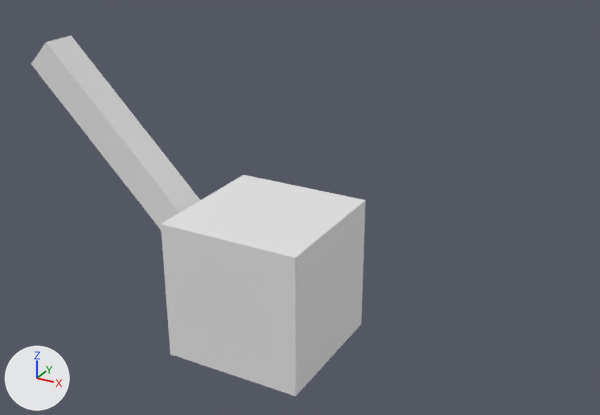
Before and after pictures for a commit that changed the Blender file Spider Walk Animation.blend.
Rendered twice from a 50 mm camera at (5.32, -8.74, 7.54) aimed at (0.38, 0.24, 3.05). Every picture has the same lights, and +X, +Y and +Z are marked at lower left.

Objects in the first picture: 'Body', 'Leg'.
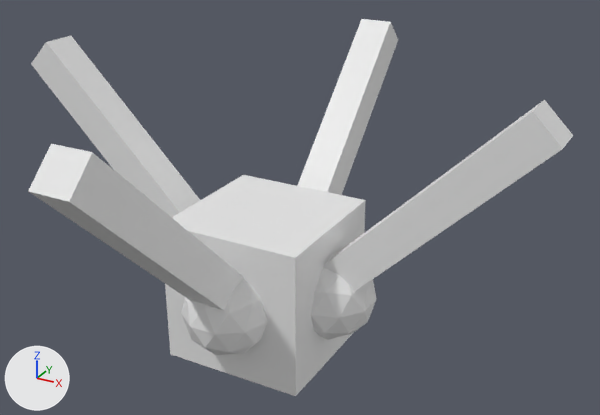
Patch to the scene script:
```diff
--- a/Spider Walk Animation.blend.py
+++ b/Spider Walk Animation.blend.py
@@ ob_icosphere_003 @@
+ob_icosphere_003 = bpy.data.objects.new('Icosphere.003', me_icosphere.copy())  # the mesh of ob_icosphere
+ob_icosphere_003.parent = ob_body
+ob_icosphere_003.matrix_parent_inverse = Matrix(((1.0, 0.0, 0.0, 0.0), (0.0, 1.0, 0.0, 0.0), (0.0, 0.0, 1.0, -2.0), (0.0, 0.0, 0.0, 1.0)))
+ob_icosphere_003.location = (0.0, -1.0, 2.0)
+ob_icosphere_003.rotation_euler = (0.0, 0.0, -4.712)  # degrees (0, 0, -270)
+ob_icosphere_003.scale = (0.6, 0.6, 0.6)
@@ ob_leg_003 @@
+ob_leg_003 = bpy.data.objects.new('Leg.003', me_plane.copy())  # the mesh of ob_leg
+ob_leg_003.parent = ob_body
+ob_leg_003.matrix_parent_inverse = Matrix(((1.0, 0.0, 0.0, 0.0), (0.0, 1.0, 0.0, 0.0), (0.0, 0.0, 1.0, -2.0), (0.0, 0.0, 0.0, 1.0)))
+ob_leg_003.location = (0.0, -0.765, 1.965)
+ob_leg_003.rotation_euler = (0.0, -0.785, -4.712)  # degrees (0, -45, -270)
+_m = ob_leg_003.modifiers.new('Skin', 'SKIN')
@@ ob_icosphere_002 @@
+ob_icosphere_002 = bpy.data.objects.new('Icosphere.002', me_icosphere.copy())  # the mesh of ob_icosphere
+ob_icosphere_002.parent = ob_body
+ob_icosphere_002.matrix_parent_inverse = Matrix(((1.0, 0.0, 0.0, 0.0), (0.0, 1.0, 0.0, 0.0), (0.0, 0.0, 1.0, -2.0), (0.0, 0.0, 0.0, 1.0)))
+ob_icosphere_002.location = (1.0, 0.0, 2.0)
+ob_icosphere_002.rotation_euler = (0.0, 0.0, -3.142)  # degrees (0, 0, -180)
+ob_icosphere_002.scale = (0.6, 0.6, 0.6)
@@ ob_leg_002 @@
+ob_leg_002 = bpy.data.objects.new('Leg.002', me_plane.copy())  # the mesh of ob_leg
+ob_leg_002.parent = ob_body
+ob_leg_002.matrix_parent_inverse = Matrix(((1.0, 0.0, 0.0, 0.0), (0.0, 1.0, 0.0, 0.0), (0.0, 0.0, 1.0, -2.0), (0.0, 0.0, 0.0, 1.0)))
+ob_leg_002.location = (0.765, 0.0, 1.965)
+ob_leg_002.rotation_euler = (0.0, -0.785, -3.142)  # degrees (0, -45, -180)
+_m = ob_leg_002.modifiers.new('Skin', 'SKIN')
@@ ob_leg_001 @@
+ob_leg_001 = bpy.data.objects.new('Leg.001', me_plane.copy())  # the mesh of ob_leg
+ob_leg_001.parent = ob_body
+ob_leg_001.matrix_parent_inverse = Matrix(((1.0, 0.0, 0.0, 0.0), (0.0, 1.0, 0.0, 0.0), (0.0, 0.0, 1.0, -2.0), (0.0, 0.0, 0.0, 1.0)))
+ob_leg_001.location = (0.0, 0.765, 1.965)
+ob_leg_001.rotation_euler = (0.0, -0.785, -1.571)  # degrees (0, -45, -90)
+_m = ob_leg_001.modifiers.new('Skin', 'SKIN')
```

Location of each change, (x1, y1, x2, y2) in pixels of the pictures (600 x 415 px):
'Leg.003', added: after (28, 144, 243, 310)
'Leg.002', added: after (324, 100, 573, 292)
'Leg.001', added: after (297, 19, 398, 195)
'Icosphere.003', added: after (181, 279, 268, 355)
'Icosphere.002', added: after (311, 254, 377, 340)
